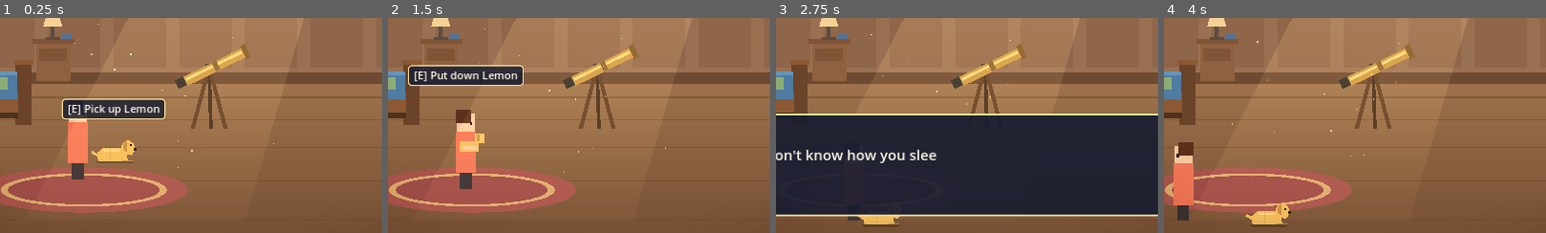
Above: before the commit, frames 1-4 (left to right).
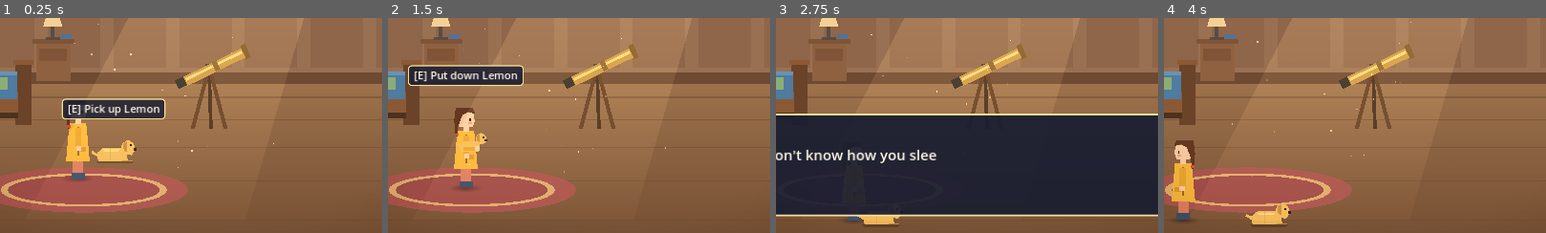
Above: after the commit, the same moments.

Repository: samjm000/Fellwell_island
Game: Godot game, scene res://scenes/rooms/stellas_room.tscn
The game is run twice, just before and just after one commit, with the same random seed, the same clock (stepped at 60 frames per second) and the same inputs.
Inputs:
- Up to frame 1 (0.25 s): no input
- Up to frame 2 (1.5 s): tap Enter at 0.5 s; hold D (move_right) 0.53-1.28 s; hold E (interact) 0.53-1.28 s; hold S (move_down) from 1.28 s (still down); tap E (interact) at 1.35 s
- Up to frame 3 (2.75 s): release S (move_down) at 2.03 s; hold D (move_right) from 2.03 s (still down); hold E (interact) from 2.03 s (still down)
- Up to frame 4 (4 s): release D (move_right) at 2.78 s; release E (interact) at 2.78 s; hold W (move_up) 2.78-3.53 s; tap E (interact) at 2.85 s; hold A (move_left) from 3.53 s (still down); hold E (interact) from 3.53 s (still down)
The pictures show only the part of the screen within x 23-73%, y 50-100%; the shares and areas given below are measured in that part.

The runs differ from the first frame. In frame 1, 1.4% of the frame differs, in the area x 17-24%, y 44-76%; in frame 2, 1.6%; in frame 3, less than 0.1%; in frame 4, 1.6%, in the area x 2-9%, y 56-96%.

Commit message:
feat: add Stella art states and carried Lemon visuals
CharacterArt picks idle / walk / carry_idle / carry_walk from an
authored SpriteFrames, or builds one from images dropped into
art/characters/stella (<state>.png or <state>_N.png), falling back
through simpler states and finally to the node-built placeholder (which
bobs while walking). Stella only sets is_moving / is_carrying / facing.

When the active art has no carry state, a CarriedLemon overlay (an
ArtSlot for art/characters/lemon/lemon_carried.png) is shown in her arms.
Lemon's room visual is now an ArtSlot for lemon.png.

Co-Authored-By: Claude Opus 5.5 <noreply@anthropic.com>

Diff:
--- a/scenes/characters/stella.tscn
+++ b/scenes/characters/stella.tscn
@@ -1,7 +1,20 @@
 [gd_scene format=3]
 
 [ext_resource type="Script" path="res://scripts/characters/stella.gd" id="1_stella"]
-[ext_resource type="Script" path="res://scripts/interactables/interaction_detector.gd" id="2_detector"]
+[ext_resource type="Script" path="res://scripts/interactables/interaction_detector.gd" id="2_interaction_detector"]
+[ext_resource type="Script" path="res://scripts/art/character_art.gd" id="3_character_art"]
+[ext_resource type="Script" path="res://scripts/art/art_slot.gd" id="4_art_slot"]
+
+[sub_resource type="Gradient" id="Gradient_shadow"]
+colors = PackedColorArray(0, 0, 0, 0.35, 0, 0, 0, 0)
+
+[sub_resource type="GradientTexture2D" id="GradientTexture2D_shadow"]
+gradient = SubResource("Gradient_shadow")
+width = 64
+height = 64
+fill = 1
+fill_from = Vector2(0.5, 0.5)
+fill_to = Vector2(1, 0.5)
 
 [sub_resource type="RectangleShape2D" id="RectangleShape2D_feet"]
 size = Vector2(30, 14)
@@ -18,82 +31,169 @@
 position = Vector2(0, -7)
 shape = SubResource("RectangleShape2D_feet")
 
-[node name="Visual" type="Node2D" parent="."]
+[node name="Shadow" type="Sprite2D" parent="."]
+position = Vector2(0, -1)
+scale = Vector2(0.9, 0.22)
+texture = SubResource("GradientTexture2D_shadow")
+
+[node name="Visual" type="Node2D" parent="." node_paths=PackedStringArray("carried_overlay")]
 unique_name_in_owner = true
-
-[node name="PlaceholderLegs" type="ColorRect" parent="Visual"]
-offset_left = -10.0
-offset_top = -30.0
-offset_right = 10.0
-mouse_filter = 2
-color = Color(0.24, 0.2, 0.22, 1)
-
-[node name="PlaceholderDress" type="ColorRect" parent="Visual"]
-offset_left = -17.0
-offset_top = -96.0
-offset_right = 17.0
-offset_bottom = -26.0
-mouse_filter = 2
-color = Color(0.93, 0.47, 0.36, 1)
-
-[node name="PlaceholderHead" type="ColorRect" parent="Visual"]
-offset_left = -15.0
-offset_top = -126.0
-offset_right = 15.0
-offset_bottom = -96.0
-mouse_filter = 2
-color = Color(0.96, 0.8, 0.66, 1)
-
-[node name="PlaceholderHair" type="ColorRect" parent="Visual"]
-offset_left = -17.0
-offset_top = -132.0
+script = ExtResource("3_character_art")
+art_directory = "res://art/characters/stella"
+carried_overlay = NodePath("CarriedLemon")
+
+[node name="Placeholder" type="Node2D" parent="Visual"]
+
+[node name="Boots" type="ColorRect" parent="Visual/Placeholder"]
+offset_left = -11.0
+offset_top = -10.0
+offset_right = 12.0
+offset_bottom = 0.0
+mouse_filter = 2
+color = Color(0.24, 0.32, 0.45, 1)
+
+[node name="Legs" type="ColorRect" parent="Visual/Placeholder"]
+offset_left = -9.0
+offset_top = -32.0
+offset_right = 9.0
+offset_bottom = -10.0
+mouse_filter = 2
+color = Color(0.85, 0.5, 0.4, 1)
+
+[node name="Coat" type="Polygon2D" parent="Visual/Placeholder"]
+color = Color(0.95, 0.72, 0.25, 1)
+polygon = PackedVector2Array(-14, -94, 14, -94, 20, -30, -20, -30)
+
+[node name="CoatPocket" type="ColorRect" parent="Visual/Placeholder"]
+offset_left = 4.0
+offset_top = -54.0
+offset_right = 14.0
+offset_bottom = -46.0
+mouse_filter = 2
+color = Color(0.85, 0.6, 0.18, 1)
+
+[node name="Buttons" type="ColorRect" parent="Visual/Placeholder"]
+offset_left = -1.0
+offset_top = -88.0
+offset_right = 2.0
+offset_bottom = -40.0
+mouse_filter = 2
+color = Color(0.6, 0.42, 0.15, 1)
+
+[node name="Arm" type="ColorRect" parent="Visual/Placeholder"]
+offset_left = -4.0
+offset_top = -86.0
+offset_right = 6.0
+offset_bottom = -54.0
+mouse_filter = 2
+color = Color(0.9, 0.65, 0.2, 1)
+
+[node name="Hand" type="ColorRect" parent="Visual/Placeholder"]
+offset_left = -3.0
+offset_top = -56.0
+offset_right = 6.0
+offset_bottom = -48.0
+mouse_filter = 2
+color = Color(0.96, 0.8, 0.66, 1)
+
+[node name="Neck" type="ColorRect" parent="Visual/Placeholder"]
+offset_left = -4.0
+offset_top = -100.0
+offset_right = 5.0
+offset_bottom = -93.0
+mouse_filter = 2
+color = Color(0.96, 0.8, 0.66, 1)
+
+[node name="Head" type="Polygon2D" parent="Visual/Placeholder"]
+color = Color(0.96, 0.8, 0.66, 1)
+polygon = PackedVector2Array(-13, -124, 13, -124, 15, -110, 11, -100, -11, -100, -15, -110)
+
+[node name="Hair" type="Polygon2D" parent="Visual/Placeholder"]
+color = Color(0.4, 0.22, 0.13, 1)
+polygon = PackedVector2Array(-17, -132, 12, -132, 16, -122, 4, -126, -6, -120, -12, -104, -20, -108)
+
+[node name="Plait" type="Polygon2D" parent="Visual/Placeholder"]
+color = Color(0.4, 0.22, 0.13, 1)
+polygon = PackedVector2Array(-18, -112, -12, -112, -14, -84, -19, -86)
+
+[node name="PlaitTie" type="ColorRect" parent="Visual/Placeholder"]
+offset_left = -19.0
+offset_top = -90.0
+offset_right = -12.0
+offset_bottom = -86.0
+mouse_filter = 2
+color = Color(0.85, 0.3, 0.3, 1)
+
+[node name="Eye" type="ColorRect" parent="Visual/Placeholder"]
+offset_left = 6.0
+offset_top = -115.0
 offset_right = 9.0
 offset_bottom = -110.0
 mouse_filter = 2
-color = Color(0.36, 0.2, 0.12, 1)
-
-[node name="PlaceholderEye" type="ColorRect" parent="Visual"]
-offset_left = 7.0
-offset_top = -112.0
-offset_right = 11.0
-offset_bottom = -107.0
-mouse_filter = 2
 color = Color(0.15, 0.12, 0.12, 1)
 
+[node name="Cheek" type="ColorRect" parent="Visual/Placeholder"]
+offset_left = 4.0
+offset_top = -108.0
+offset_right = 10.0
+offset_bottom = -105.0
+mouse_filter = 2
+color = Color(0.95, 0.6, 0.55, 1)
+
 [node name="CarriedLemon" type="Node2D" parent="Visual"]
-unique_name_in_owner = true
 visible = false
-position = Vector2(6, -70)
-
-[node name="PlaceholderBody" type="ColorRect" parent="Visual/CarriedLemon"]
-offset_left = -16.0
-offset_top = -10.0
-offset_right = 16.0
-offset_bottom = 8.0
-mouse_filter = 2
+position = Vector2(8, -70)
+script = ExtResource("4_art_slot")
+texture_path = "res://art/characters/lemon/lemon_carried.png"
+anchor = 2
+
+[node name="Placeholder" type="Node2D" parent="Visual/CarriedLemon"]
+
+[node name="Body" type="Polygon2D" parent="Visual/CarriedLemon/Placeholder"]
 color = Color(0.93, 0.74, 0.38, 1)
-
-[node name="PlaceholderHead" type="ColorRect" parent="Visual/CarriedLemon"]
-offset_left = 10.0
-offset_top = -22.0
-offset_right = 26.0
-offset_bottom = -6.0
-mouse_filter = 2
-color = Color(0.95, 0.78, 0.42, 1)
-
-[node name="PlaceholderEar" type="ColorRect" parent="Visual/CarriedLemon"]
-offset_left = 12.0
-offset_top = -20.0
-offset_right = 17.0
-offset_bottom = -9.0
-mouse_filter = 2
-color = Color(0.8, 0.58, 0.28, 1)
-
-[node name="PlaceholderArm" type="ColorRect" parent="Visual/CarriedLemon"]
+polygon = PackedVector2Array(-16, 8, -18, -4, -10, -10, 12, -10, 16, -2, 14, 8)
+
+[node name="Head" type="Polygon2D" parent="Visual/CarriedLemon/Placeholder"]
+color = Color(0.93, 0.74, 0.38, 1)
+polygon = PackedVector2Array(8, -6, 10, -20, 18, -24, 26, -18, 26, -8, 20, -4)
+
+[node name="Ear" type="Polygon2D" parent="Visual/CarriedLemon/Placeholder"]
+color = Color(0.78, 0.56, 0.27, 1)
+polygon = PackedVector2Array(11, -19, 16, -22, 15, -8, 11, -10)
+
+[node name="Eye" type="ColorRect" parent="Visual/CarriedLemon/Placeholder"]
+offset_left = 20.0
+offset_top = -17.0
+offset_right = 23.0
+offset_bottom = -14.0
+mouse_filter = 2
+color = Color(0.15, 0.1, 0.08, 1)
+
+[node name="Nose" type="ColorRect" parent="Visual/CarriedLemon/Placeholder"]
+offset_left = 24.0
+offset_top = -13.0
+offset_right = 28.0
+offset_bottom = -10.0
+mouse_filter = 2
+color = Color(0.2, 0.13, 0.1, 1)
+
+[node name="Tail" type="Polygon2D" parent="Visual/CarriedLemon/Placeholder"]
+color = Color(0.93, 0.74, 0.38, 1)
+polygon = PackedVector2Array(-16, -2, -24, -8, -25, -4, -17, 2)
+
+[node name="Arm" type="ColorRect" parent="Visual/CarriedLemon/Placeholder"]
 offset_left = -12.0
-offset_top = -2.0
+offset_top = 0.0
 offset_right = 12.0
-offset_bottom = 5.0
+offset_bottom = 7.0
+mouse_filter = 2
+color = Color(0.9, 0.65, 0.2, 1)
+
+[node name="Hand" type="ColorRect" parent="Visual/CarriedLemon/Placeholder"]
+offset_left = 8.0
+offset_top = -1.0
+offset_right = 15.0
+offset_bottom = 7.0
 mouse_filter = 2
 color = Color(0.96, 0.8, 0.66, 1)
 
--- /dev/null
+++ b/scripts/art/character_art.gd
@@ -0,0 +1,153 @@
+class_name CharacterArt
+extends Node2D
+## Chooses how a character looks for its current state: idle or walking, with or
+## without Lemon in her arms. Gameplay scripts only set `is_moving`, `is_carrying`
+## and `facing`; they never touch sprites.
+##
+## Art sources, in order of preference:
+##   1. `sprite_frames` authored in the editor (animation names = state names).
+##   2. Images in `art_directory` named `<state>.png` (a still) or `<state>_0.png`,
+##      `<state>_1.png`, ... (frames), e.g. `idle.png`, `walk_0.png` ... `walk_5.png`.
+##   3. The node-built `Placeholder` child.
+## Missing states fall back (carry_walk -> carry_idle -> walk -> idle), so a single
+## `idle.png` is enough to replace the placeholder.
+##
+## When the chosen animation isn't a carry_* one, `carried_overlay` (e.g. a Lemon
+## sprite at the arms) is shown on top while carrying.
+
+const STATES: Array[StringName] = [&"idle", &"walk", &"carry_idle", &"carry_walk"]
+const FALLBACKS := {
+	&"idle": [&"idle"],
+	&"walk": [&"walk", &"idle"],
+	&"carry_idle": [&"carry_idle", &"idle"],
+	&"carry_walk": [&"carry_walk", &"carry_idle", &"walk", &"idle"],
+}
+const IMAGE_EXTENSIONS: Array[String] = ["png", "webp"]
+const MAX_FRAMES_PER_STATE := 32
+
+@export var sprite_frames: SpriteFrames
+@export_dir var art_directory: String = ""
+## Used for animations built from `art_directory`.
+@export var frames_per_second: float = 8.0
+## Painted art can be authored at a higher resolution and scaled down here.
+@export var art_scale: Vector2 = Vector2.ONE
+## Shown while carrying, unless the art itself includes what's being carried.
+@export var carried_overlay: CanvasItem
+## Placeholder-only: a small bob while walking so movement reads without art.
+@export var placeholder_bob_height: float = 3.0
+
+var is_moving: bool = false:
+	set(value):
+		if value != is_moving:
+			is_moving = value
+			_refresh()
+var is_carrying: bool = false:
+	set(value):
+		if value != is_carrying:
+			is_carrying = value
+			_refresh()
+## 1.0 faces right, -1.0 faces left. Art is authored facing right.
+var facing: float = 1.0:
+	set(value):
+		facing = value
+		scale.x = facing
+
+var _sprite: AnimatedSprite2D = null
+var _bob_time: float = 0.0
+
+@onready var _placeholder: Node2D = get_node_or_null("Placeholder")
+
+
+func _ready() -> void:
+	var frames := sprite_frames
+	if frames == null and not art_directory.is_empty():
+		frames = _build_frames_from_directory(art_directory)
+	if frames != null:
+		_sprite = AnimatedSprite2D.new()
+		_sprite.name = "Art"
+		_sprite.sprite_frames = frames
+		_sprite.centered = false
+		_sprite.scale = art_scale
+		add_child(_sprite)
+		move_child(_sprite, 0)
+	_refresh()
+
+
+func current_state() -> StringName:
+	if is_carrying:
+		return &"carry_walk" if is_moving else &"carry_idle"
+	return &"walk" if is_moving else &"idle"
+
+
+func _process(delta: float) -> void:
+	# Only the placeholder needs per-frame work; real art animates itself.
+	if _placeholder == null or not _placeholder.visible:
+		return
+	if is_moving:
+		_bob_time += delta
+		_placeholder.position.y = -absf(sin(_bob_time * 11.0)) * placeholder_bob_height
+	else:
+		_bob_time = 0.0
+		_placeholder.position.y = 0.0
+
+
+func _refresh() -> void:
+	if not is_node_ready():
+		return
+	var animation := _resolve_animation(current_state())
+	var showing_art := animation != &""
+	if showing_art:
+		if _sprite.animation != animation or not _sprite.is_playing():
+			_sprite.play(animation)
+		var first_frame := _sprite.sprite_frames.get_frame_texture(animation, 0)
+		_sprite.offset = ArtSlot.anchor_offset(first_frame, ArtSlot.Anchor.BOTTOM_CENTER)
+	if _sprite != null:
+		_sprite.visible = showing_art
+	if _placeholder != null:
+		_placeholder.visible = not showing_art
+	if carried_overlay != null:
+		var art_includes_carry := showing_art and String(animation).begins_with("carry")
+		carried_overlay.visible = is_carrying and not art_includes_carry
+
+
+func _resolve_animation(state: StringName) -> StringName:
+	if _sprite == null:
+		return &""
+	for candidate: StringName in FALLBACKS[state]:
+		if _sprite.sprite_frames.has_animation(candidate) and _sprite.sprite_frames.get_frame_count(candidate) > 0:
+			return candidate
+	return &""
+
+
+func _build_frames_from_directory(directory: String) -> SpriteFrames:
+	var frames := SpriteFrames.new()
+	frames.remove_animation(&"default")
+	for state in STATES:
+		var textures := _find_state_textures(directory.path_join(String(state)))
+		if textures.is_empty():
+			continue
+		frames.add_animation(state)
+		frames.set_animation_speed(state, frames_per_second)
+		frames.set_animation_loop(state, true)
+		for texture in textures:
+			frames.add_frame(state, texture)
+	return frames if not frames.get_animation_names().is_empty() else null
+
+
+# ResourceLoader.exists() is used instead of listing the directory because it also
+# works in exported builds, where source images are remapped.
+func _find_state_textures(base_path: String) -> Array[Texture2D]:
+	var textures: Array[Texture2D] = []
+	for extension in IMAGE_EXTENSIONS:
+		var still := ArtSlot.load_optional_texture("%s.%s" % [base_path, extension])
+		if still != null:
+			textures.append(still)
+			return textures
+		for index in MAX_FRAMES_PER_STATE:
+			var frame := ArtSlot.load_optional_texture("%s_%d.%s" % [base_path, index, extension])
+			if frame == null:
+				break
+			textures.append(frame)
+		if not textures.is_empty():
+			return textures
+	return textures
--- a/scripts/characters/stella.gd
+++ b/scripts/characters/stella.gd
@@ -21,9 +21,8 @@
 ## 1.0 when facing right, -1.0 when facing left.
 var facing: float = 1.0
 
-@onready var _visual: Node2D = %Visual
+@onready var _art: CharacterArt = %Visual
 @onready var _interaction_detector: InteractionDetector = %InteractionDetector
-@onready var _carried_lemon: Node2D = %CarriedLemon
 
 
 func _ready() -> void:
@@ -43,7 +42,8 @@
 
 	if not is_zero_approx(input_direction.x):
 		facing = signf(input_direction.x)
-		_visual.scale.x = facing
+		_art.facing = facing
+	_art.is_moving = get_real_velocity().length() > 20.0
 
 
 func _unhandled_input(event: InputEvent) -> void:
@@ -54,4 +54,4 @@
 
 
 func _on_lemon_carried_changed(is_carried: bool) -> void:
-	_carried_lemon.visible = is_carried
+	_art.is_carrying = is_carried
Not shown: 1 places in scenes/characters/stella.tscn that only renumber resources
